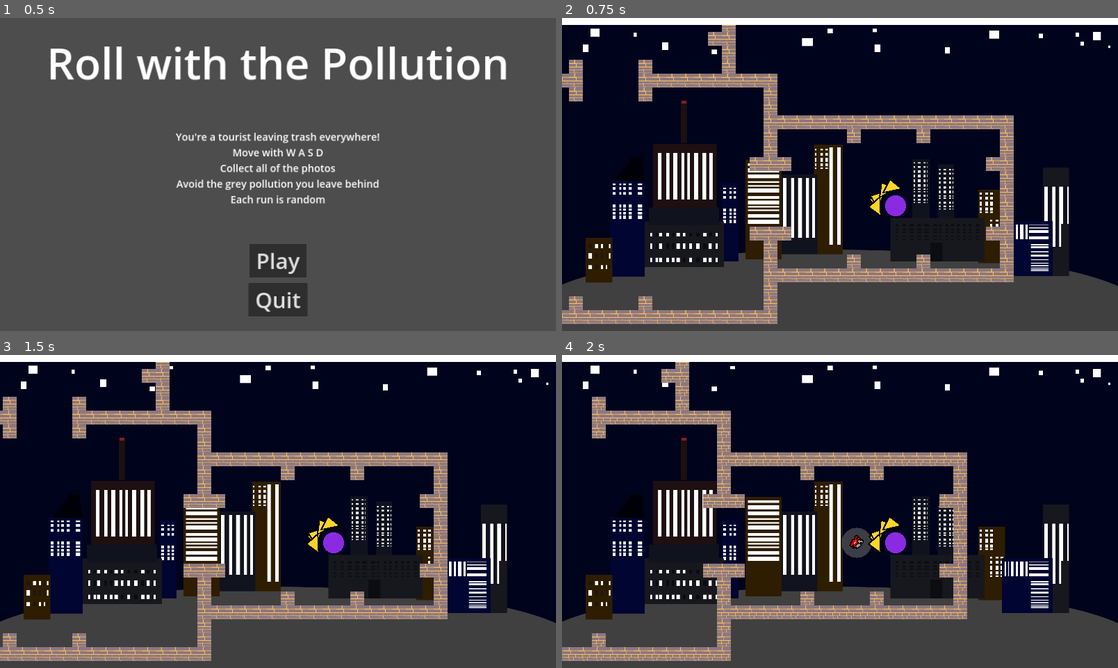
Above: before the commit, frames 1-4 (two rows, left to right).
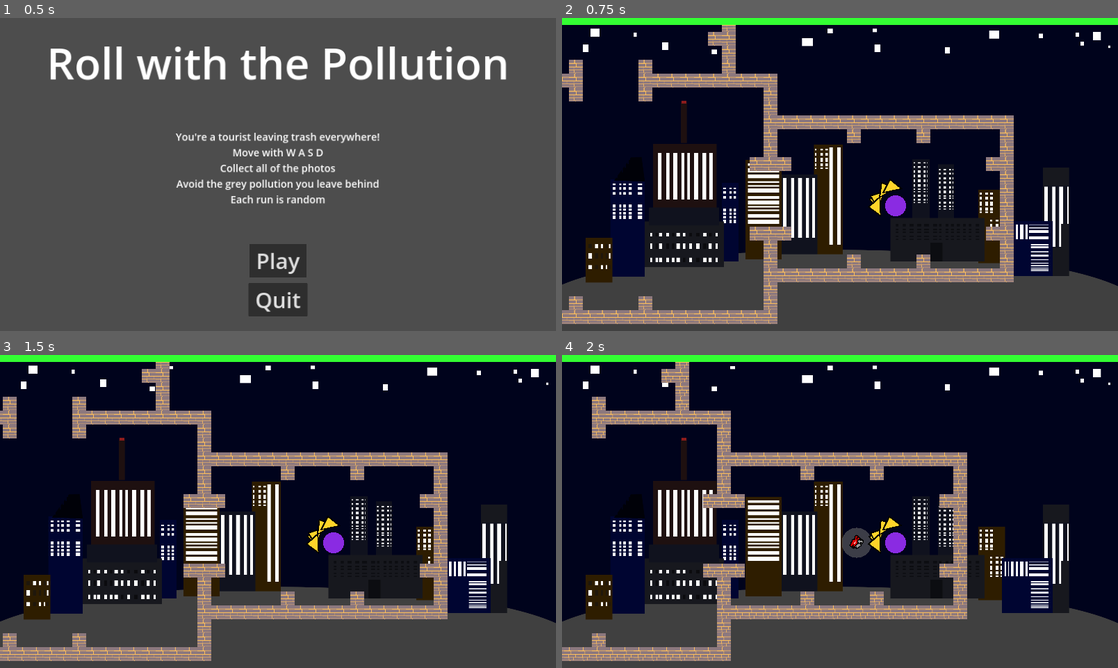
Above: after the commit, the same moments.

Repository: RainbowAsteroids/roll-with-the-pollution
Game: Godot game, scene res://UI/MainMenu.tscn
Same seed, same stepped clock (60 frames per second), same inputs: the game is played once before the commit and once after it.
Inputs:
- Up to frame 1 (0.5 s): no input
- Up to frame 2 (0.75 s): click "Play" at 0.5 s
- Up to frame 3 (1.5 s): tap Enter at 1.25 s; hold D (move_right) from 1.28 s (still down)
- Up to frame 4 (2 s): keep holding D (move_right)

Frame 1 is identical in both runs. In frame 2, 2.2% of the frame differs, in the area x 0-100%, y 0-3%; in frame 3, 2.2%; in frame 4, 2.2%.

Commit message:
fix #14

Diff:
--- a/Player/HealthBar.gd
+++ b/Player/HealthBar.gd
@@ -10,13 +10,6 @@
         _background_color = v
         queue_redraw()
 
-var _foreground_color := Color()
-@export var foreground_color: Color:
-    get: return _foreground_color
-    set(v):
-        _foreground_color = v
-        queue_redraw()
-
 var _health := GlobalConstants.max_health
 
 var health: float:
@@ -26,5 +19,8 @@
         queue_redraw()
 
 func _draw():
+    var ratio := health / GlobalConstants.max_health
+    var foreground_color = lerp(Color(1,0.2,0.2), Color(0.2,1,0.2), ratio)
+    print(foreground_color)
     draw_line(Vector2(), Vector2(width, 0), background_color, thickness)
     draw_line(Vector2(), Vector2(width * (health / GlobalConstants.max_health), 0), foreground_color, thickness)
--- a/Player/Player.tscn
+++ b/Player/Player.tscn
@@ -20,7 +20,6 @@
 
 [node name="HealthBar" type="Node2D" parent="CanvasLayer"]
 script = ExtResource("3_katjt")
-foreground_color = Color(1, 1, 1, 1)
 
 [node name="CollisionShape2D" type="CollisionShape2D" parent="."]
 shape = SubResource("CircleShape2D_4ihue")
